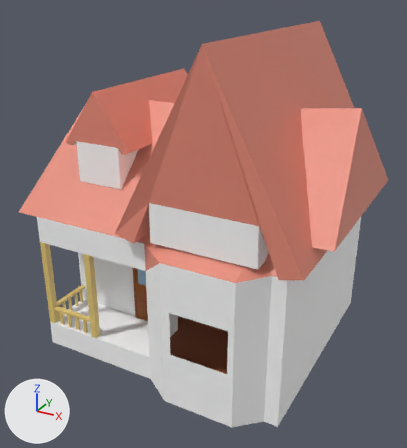
The Blender file Asset/Models/Title/House/house.blend, before and after one commit.
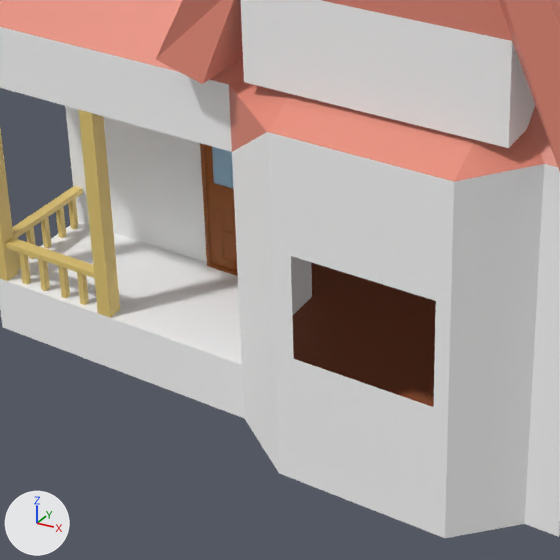
Each version is shown whole from a camera (50 mm lens) standing at (11.6, -25.4, 16.8) and looking at (-0.2, -3.9, 6.1), then close up on the part from 13% to 68% of the width and 47% to 97% of the height. The axes (+X, +Y, +Z) are drawn at lower left. The lights are the same throughout.

The scene before the commit, as lines of its bpy script (objects in view):
```python
me_cube = bpy.data.meshes.new('Cube')
me_cube.from_pydata(...)  # 328 vertices, 184 faces; spans x 0.0..2.0, y -1.34..0.97, z -0.83..1.17
# faces by material slot: [74, 108, 2]
me_cube.materials.append(mat_material)  # brown #995216
me_cube.materials.append(mat_material_001)  # white #e7e7e7
me_cube.materials.append(mat_material_002)  # blue #a3c9e0
me_平面_001 = bpy.data.meshes.new('平面.001')
me_平面_001.from_pydata([(0.0, 0.0, 0.0), (2.0, 0.0, 0.0), (0.0, 2.0, 0.0), (2.0, 2.0, 0.0)], [], [(0, 1, 3, 2)])
me_平面_001.materials.append(mat_brown)  # brown #9a5636
me_平面_002 = bpy.data.meshes.new('平面.002')
me_平面_002.from_pydata([(0.0, -2.0, 0.0), (2.0, -2.0, 0.0), (0.0, 0.0, 0.0), (2.0, 0.0, 0.0)], [], [(0, 1, 3, 2)])
me_平面_002.materials.append(mat_skyblue)  # cyan #99d8e7
me_立方体 = bpy.data.meshes.new('立方体')
me_立方体.from_pydata(...)  # 40 vertices, 30 faces; spans x -1.0..1.0, y -1.0..1.0, z -1.0..1.0
me_立方体.materials.append(mat_gray)  # grey #bdbdbd
ob_brown_door = bpy.data.objects.new('Brown Door', me_cube)
ob_brown_door.location = (-2.92, -5.86, 2.69)
ob_brown_door.scale = (0.989, 0.0982, 1.78)
ob_平面_001 = bpy.data.objects.new('平面.001', me_平面_001)
ob_平面_001.location = (-6.33, -8.31, 1.19)
ob_平面_001.scale = (6.0, 5.3, 1.0)
ob_平面_002 = bpy.data.objects.new('平面.002', me_平面_002)
ob_平面_002.location = (1.28, -9.31, 4.43)
ob_平面_002.rotation_euler = (1.571, 0.0, 0.0)  # degrees (90, 0, 0)
ob_平面_002.scale = (1.24, 0.852, 1.0)
ob_平面_002.hide_set(True)
ob_立方体 = bpy.data.objects.new('立方体', me_立方体)
ob_立方体.location = (2.52, -9.25, 3.57)
ob_立方体.scale = (1.3, 0.1, 1.0)
ob_立方体.hide_set(True)
# also in view: 'house1' at (-0.2, -3.3, 6.1); 'house3' at (2.5, -3.0, 11.0)
```
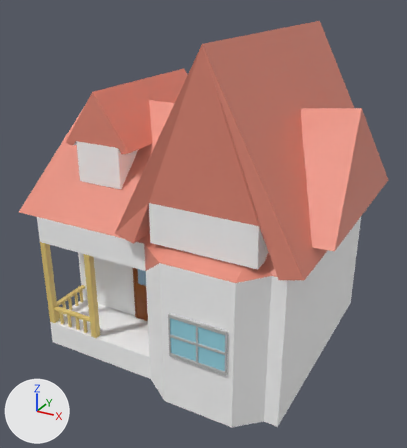
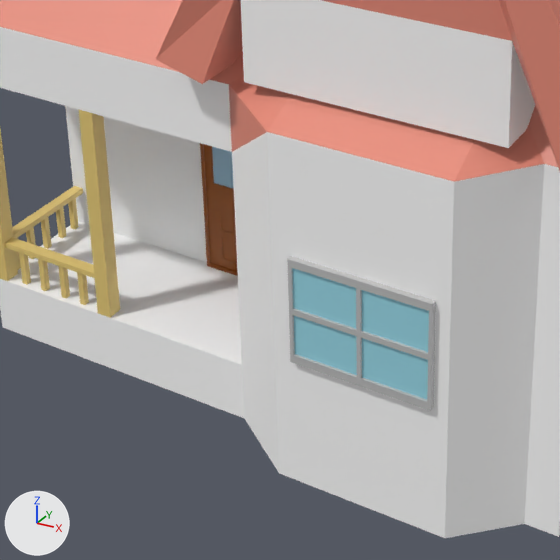
What changed in the scene script:
```text
Change ob_立方体:
    remove ob_立方体.hide_set(True)
Remove ob_平面_001:
    ob_平面_001 = bpy.data.objects.new('平面.001', me_平面_001)
    ob_平面_001.location = (-6.33, -8.31, 1.19)
    ob_平面_001.scale = (6.0, 5.3, 1.0)
Change ob_平面_002:
    remove ob_平面_002.hide_set(True)
```

Boxes (x1, y1, x2, y2) around the edits, measured in the close-ups (560 x 560 px):
'平面.001', deleted (brown)
    before: (292, 262, 436, 407)
'平面.002', shown (cyan)
    after: (292, 268, 429, 399)
'立方体', shown
    after: (287, 256, 436, 411)
